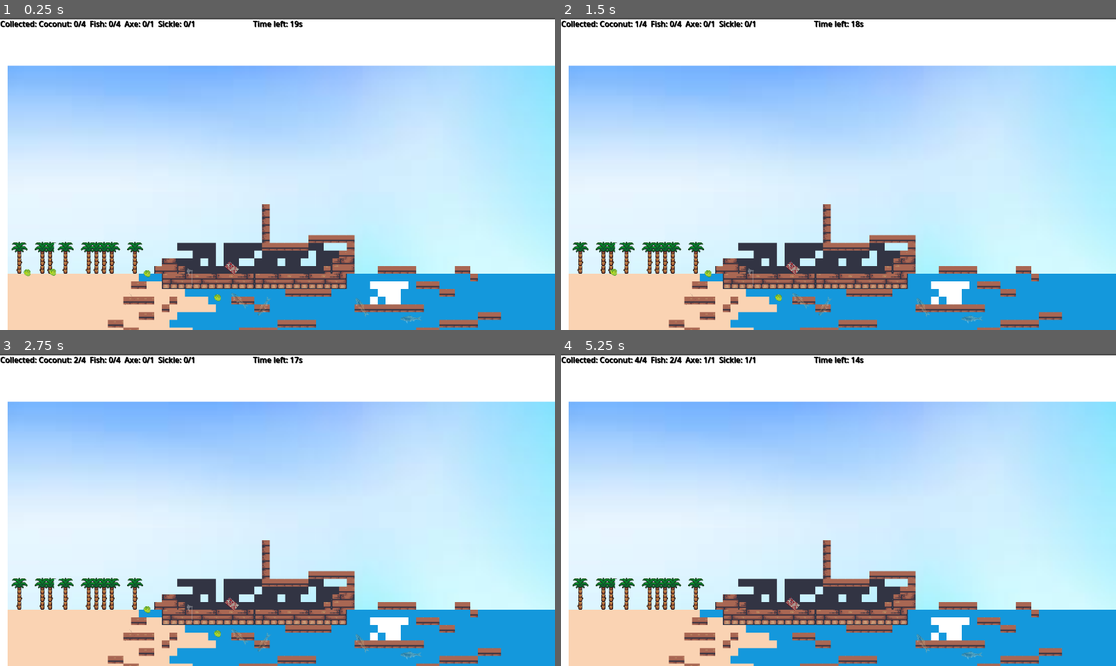
Above: before the commit, frames 1-4 (two rows, left to right).
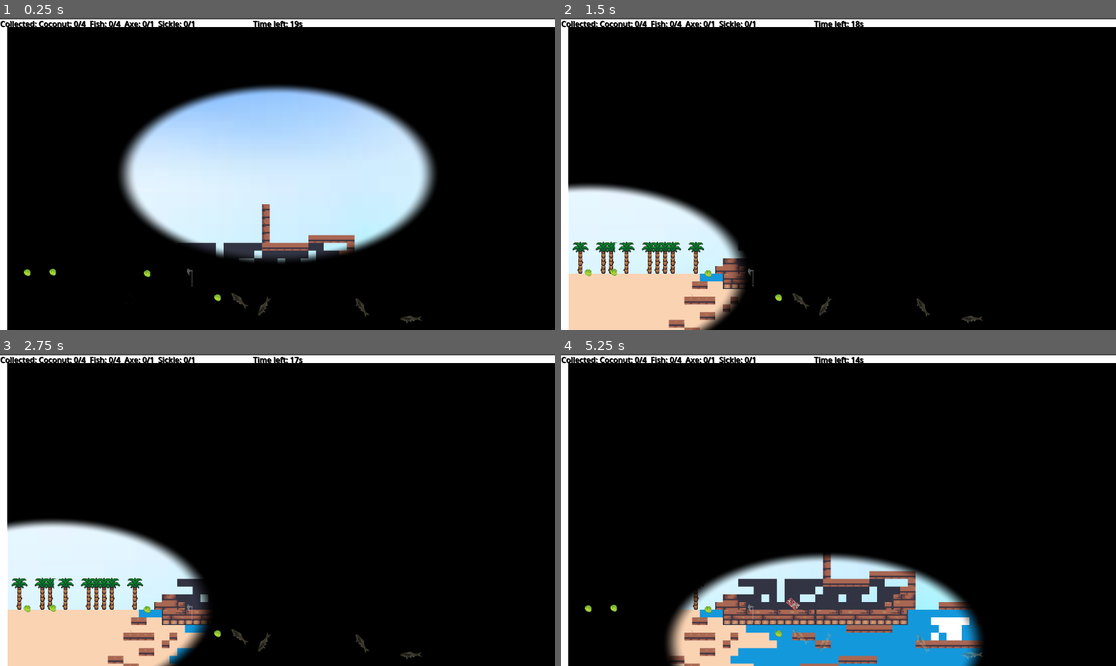
Above: after the commit, the same moments.

Repository: knandakumar25/marines-serendipity-hidden-object-game
Game: Godot game, scene res://scenes/beach.tscn
Two runs of this game, one before a commit and one after it. Both use one fixed random seed, a clock stepped at 60 frames per second and the inputs below.
Inputs (mouse positions are in pixels of both pictures, inside the frame that each line leads up to):
- Up to frame 1 (0.25 s): no input
- Up to frame 2 (1.5 s): tap Enter at 0.5 s; move the mouse to (749, 276) at 0.52 s; click (749, 276) at 0.67 s; move the mouse to (588, 273) at 1.27 s; click (588, 273) at 1.42 s
- Up to frame 3 (2.75 s): tap Space at 2 s; move the mouse to (55, 606) at 2.02 s; click (55, 606) at 2.17 s
- Up to frame 4 (5.25 s): tap Enter at 2.75, 5 s; move the mouse to (777, 634) at 2.77 s; click (777, 634) at 2.92 s; tap Space at 3.5 s; move the mouse to (710, 609) at 3.52 s; click (710, 609) at 3.67 s; move the mouse to (799, 634) at 4.27 s; click (799, 634) at 4.42 s; move the mouse to (821, 641) at 5.02 s; click (821, 641) at 5.17 s

The runs differ from the first frame. In frame 1, 74% of the frame differs, in the area x 1-100%, y 2-100%; in frame 2, 84%, in the area x 1-100%, y 0-100%; in frame 3, 82%; in frame 4, 81%.

Commit message:
adding color rectangle and attaching shader and script to it

Diff:
--- a/scenes/beach.tscn
+++ b/scenes/beach.tscn
@@ -7,6 +7,8 @@
 [ext_resource type="Texture2D" uid="uid://de7u50f1q1lmg" path="res://Terrain (16x16).png" id="3_aky8u"]
 [ext_resource type="Texture2D" uid="uid://d325mpqinlpl0" path="res://east_india_company.png" id="5_wh7x5"]
 [ext_resource type="PackedScene" uid="uid://d10glxpa6uvte" path="res://scenes/axe.tscn" id="6_dc0qc"]
+[ext_resource type="Shader" path="res://scenes/beach.gdshader" id="6_hjrml"]
+[ext_resource type="Script" path="res://scenes/flashlight2.gd" id="6_vpo38"]
 [ext_resource type="PackedScene" uid="uid://cxoime1ueaedn" path="res://scenes/coconut.tscn" id="8_kksvk"]
 [ext_resource type="PackedScene" uid="uid://cygbgajmhnri7" path="res://scenes/sickle.tscn" id="8_n2gn6"]
 [ext_resource type="PackedScene" uid="uid://cn3vqr6v0lbyo" path="res://scenes/fish.tscn" id="9_acoed"]
@@ -731,6 +733,11 @@
 sources/1 = SubResource("TileSetAtlasSource_7fns5")
 sources/2 = SubResource("TileSetAtlasSource_djvko")
 
+[sub_resource type="ShaderMaterial" id="ShaderMaterial_x2n11"]
+shader = ExtResource("6_hjrml")
+shader_parameter/mouse_pos = null
+shader_parameter/radius = 150.0
+
 [node name="Node" type="Node"]
 script = ExtResource("1_dwcxj")
 
@@ -760,6 +767,13 @@
 grow_vertical = 2
 texture = ExtResource("2_flf6x")
 stretch_mode = 6
+
+[node name="ColorRect" type="ColorRect" parent="."]
+material = SubResource("ShaderMaterial_x2n11")
+offset_right = 1156.0
+offset_bottom = 660.0
+color = Color(0, 0, 0, 1)
+script = ExtResource("6_vpo38")
 
 [node name="UI" type="CanvasLayer" parent="."]
 
Not shown: 1 places in scenes/beach.tscn that only renumber resources
